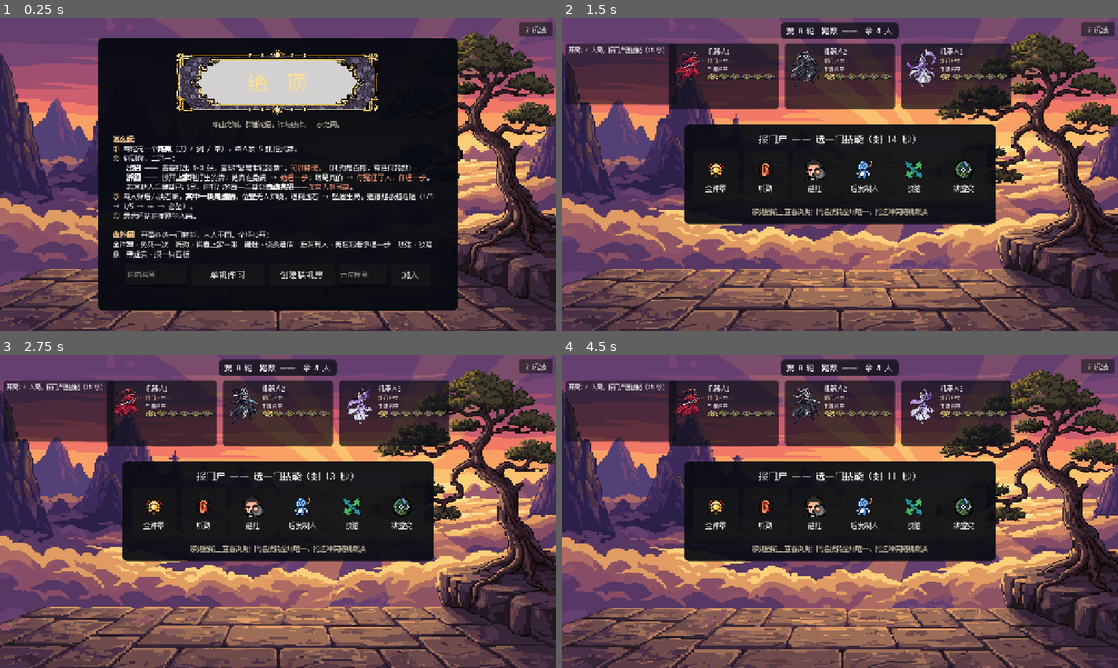
Above: before the commit, frames 1-4 (two rows, left to right).
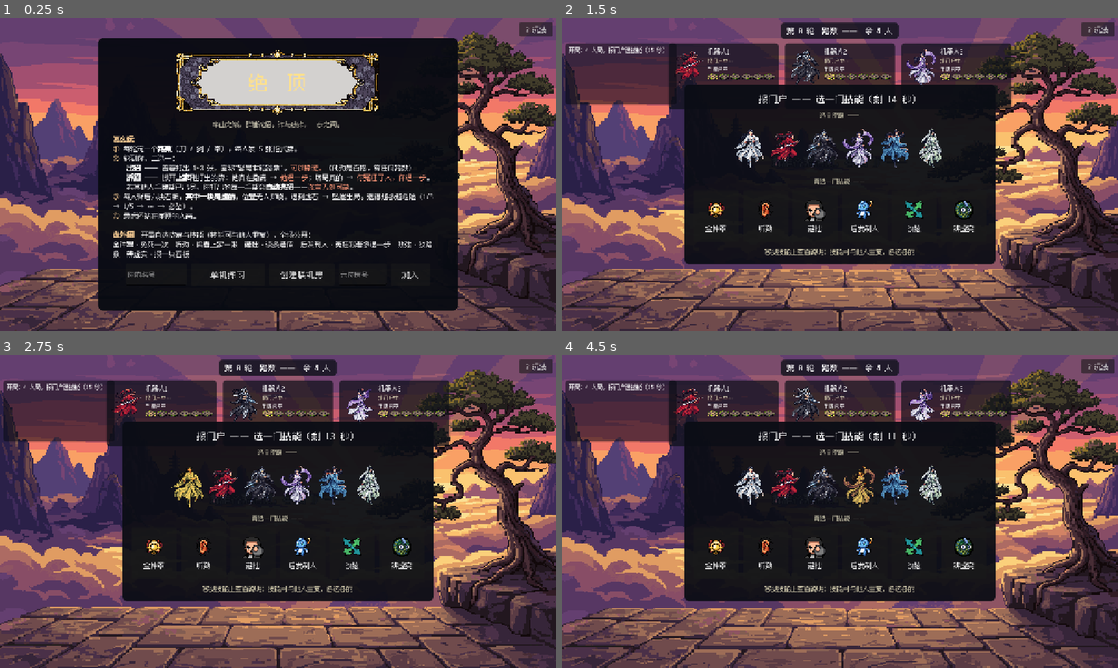
Above: after the commit, the same moments.

Repository: 99yyy/card-game
Game: Godot game, scene res://ui/table.tscn
The game is run twice, just before and just after one commit, with the same random seed, the same clock (stepped at 60 frames per second) and the same inputs.
Inputs (mouse positions are in pixels of both pictures, inside the frame that each line leads up to):
- Up to frame 1 (0.25 s): no input
- Up to frame 2 (1.5 s): click "？玩法" at 0.5 s; click "单机练习" at 1.25 s
- Up to frame 3 (2.75 s): click (189, 486) at 2.02 s
- Up to frame 4 (4.5 s): click (784, 486) at 2.77 s; click (823, 486) at 3.52 s; click (856, 486) at 4.27 s

The runs differ from the first frame. In frame 1, 0.4% of the frame differs, in the area x 27-56%, y 68-71%; in frame 2, 17%; in frame 3, 17%, in the area x 22-78%, y 21-79%; in frame 4, 17%.

Commit message:
v0.9 报门户自由化 + 机器人看戏表情
- 选皮囊：六位侠士自由挑、可重复、全场可见（PICK_CHAR 动作，边界 34）
- 技能自由选可重复：废除全场唯一与冲突裁决（边界 14/26 反转）
- 报门户弹层新增选角行（高亮所选）
- 机器人亮招后 40% 概率发表情（真招冷笑/被拆摇头），本地驱动与服务端双端
- 修表情动画按皮囊取帧（不再按座位）
- 双端内核同步，GDScript 46 测试 + JS 12 测试全绿

Co-Authored-By: Claude Fable 5 <noreply@anthropic.com>

Diff:
--- a/core/action.gd
+++ b/core/action.gd
@@ -2,6 +2,9 @@
 extends RefCounted
 
 # 动作构造。校验与推进在 GameState 里（§7.2 用同一份 _is_legal）。
+
+static func pick_char(pid: int, char_id: int) -> Dictionary:
+	return {"type": "PICK_CHAR", "pid": pid, "char_id": char_id}
 
 static func pick_skill(pid: int, skill: int) -> Dictionary:
 	return {"type": "PICK_SKILL", "pid": pid, "skill": skill}
--- a/core/game_state.gd
+++ b/core/game_state.gd
@@ -94,6 +94,7 @@
 		"probe_result": {},          # {"3": true}
 		"listen_result": {},         # {"7": 0} 按轮号 key
 		"pending_skill_pick": Rules.Skill.NONE,
+		"char_id": id,               # 皮囊（立绘），报门户阶段可自选，纯外观
 	}
 
 # ---------- 动作入口 ----------
@@ -110,6 +111,9 @@
 		_emit({"type": "REJECTED", "reason": _reject_reason(a), "action": a})
 		return _pending_events
 	match t:
+		"PICK_CHAR":
+			var p0: Dictionary = _players[a.pid]
+			p0.char_id = a.char_id
 		"PICK_SKILL":
 			var p: Dictionary = _players[a.pid]
 			p.pending_skill_pick = a.skill
@@ -158,6 +162,9 @@
 		return false
 	var p: Dictionary = _players[pid]
 	match t:
+		"PICK_CHAR":
+			var c: int = a.get("char_id", -1)
+			return phase == Rules.Phase.SKILL_PICK and c >= 0 and c <= 5
 		"PICK_SKILL":
 			return skills_enabled \
 				and phase == Rules.Phase.SKILL_PICK \
@@ -222,6 +229,9 @@
 		return "bad_pid"
 	var p: Dictionary = _players[pid]
 	match t:
+		"PICK_CHAR":
+			if phase != Rules.Phase.SKILL_PICK: return "wrong_phase"
+			return "bad_char"
 		"PICK_SKILL":
 			if not skills_enabled: return "skills_off"
 			if phase != Rules.Phase.SKILL_PICK: return "wrong_phase"
@@ -457,48 +467,14 @@
 
 # ---------- 技能裁决（§11.3 / 坑 4）----------
 func _resolve_skill_pick() -> void:
-	var by_skill := {}
-	var losers := []
+	# v0.9：技能自由选、可重复。选了什么就是什么；超时未选者随机分配。
+	var assignments := {}
+	var randomized := []
 	for p in _players:
 		var s: int = p.pending_skill_pick
 		if s == Rules.Skill.NONE:
-			losers.append(p.id)
-		else:
-			if not by_skill.has(s):
-				by_skill[s] = []
-			by_skill[s].append(p.id)
-
-	var taken := {}
-	var skills_sorted := by_skill.keys()
-	skills_sorted.sort()
-	for s in skills_sorted:
-		var claimants: Array = by_skill[s]
-		claimants.sort()
-		var winner_idx := _rng.randi_range(0, claimants.size() - 1)
-		var w: int = claimants[winner_idx]
-		taken[s] = w
-		for c in claimants:
-			if c != w:
-				losers.append(c)
-
-	var remaining := []
-	for s in Rules.ALL_SKILLS:
-		if not taken.has(s):
-			remaining.append(s)
-
-	losers.sort()
-	_shuffle(losers)
-	var randomized := []
-	for pid in losers:
-		var idx := _rng.randi_range(0, remaining.size() - 1)
-		var s: int = remaining[idx]
-		remaining.remove_at(idx)
-		taken[s] = pid
-		randomized.append(pid)
-
-	var assignments := {}
-	for s in taken:
-		var p: Dictionary = _players[taken[s]]
+			s = Rules.ALL_SKILLS[_rng.randi_range(0, Rules.ALL_SKILLS.size() - 1)]
+			randomized.append(p.id)
 		p.skill = s
 		p.skill_uses_left = Rules.SKILL_USES[s]
 		p.houfa_ready_round = 0
@@ -548,6 +524,7 @@
 			"steps_taken": p.steps_taken,
 			"has_gap": p.has_gap,
 			"golden_bell_used": p.golden_bell_used,
+			"char_id": p.char_id,
 		})
 	return {
 		"you": you,
--- a/tests/test_edges.gd
+++ b/tests/test_edges.gd
@@ -94,6 +94,7 @@
 	_run("边界 32", _edge32)
 	_run("边界 33", _edge33)
 	_run("边界 27r", _edge27_reveal_path)
+	_run("边界 34(选角)", _edge34_char_pick)
 
 # 边界 1：本轮首位出招者能否拆招 → 不能
 static func _edge01() -> void:
@@ -237,17 +238,16 @@
 	var events := gs.apply(Action.use_gaixian(0, DAO))
 	Helpers.assert_true(_has(events, "REJECTED"), "边界13: 应 REJECTED")
 
-# 边界 14：两人都持改弦不会发生（技能不可重复）
+# 边界 14（v0.9 反转）：技能可重复——全员都可持改弦
 static func _edge14() -> void:
 	var gs := Helpers.make(4, 14, true)
 	for i in 4:
 		gs.apply(Action.pick_skill(i, Rules.Skill.GAIXIAN))
-	# 全员抢改弦 → 只有 1 人得到改弦
 	var holders := 0
 	for i in 4:
 		if gs.player(i).skill == Rules.Skill.GAIXIAN:
 			holders += 1
-	Helpers.assert_eq(holders, 1, "边界14: 改弦持有者应恰有 1 人")
+	Helpers.assert_eq(holders, 4, "边界14(v0.9): 技能可重复，4 人都应持改弦")
 
 # 边界 15：辨虚实指定已踏过的石板 → REJECTED
 static func _edge15() -> void:
@@ -338,12 +338,11 @@
 	var events := []
 	for i in 4:
 		events.append_array(gs.apply(Action.pick_skill(i, Rules.Skill.JINZHONGZHAO)))
-	var assigned := {}
+	# v0.9：可重复——全员如愿拿到金钟罩，无人被随机分配
 	for i in 4:
-		assigned[gs.player(i).skill] = true
-	Helpers.assert_eq(assigned.size(), 4, "边界26: 4 人应各得不同技能")
+		Helpers.assert_eq(gs.player(i).skill, Rules.Skill.JINZHONGZHAO, "边界26(v0.9): 各取所愿")
 	var sa := _find(events, "SKILLS_ASSIGNED")
-	Helpers.assert_eq(sa.randomized.size(), 3, "边界26: randomized 应为 3 人")
+	Helpers.assert_eq(sa.randomized.size(), 0, "边界26(v0.9): 无人被随机分配")
 
 # 边界 27：下一轮由谁先出招
 static func _edge27() -> void:
@@ -473,3 +472,19 @@
 	gs.apply(Action.play(0, [0]))
 	gs.apply(Action.challenge(1))               # P1 拆真招，被冤枉，P1 退步
 	Helpers.assert_eq(gs.round_starter, 1, "边界27r: 冤枉人后应由拆招者(退步者)开始下一轮")
+
+
+# 边界 34（v0.9）：报门户阶段自由选皮囊，可重复，全场视图可见；PLAY 阶段不可改
+static func _edge34_char_pick() -> void:
+	var gs := Helpers.make(3, 340, true)
+	gs.apply(Action.pick_char(0, 5))
+	gs.apply(Action.pick_char(1, 5))         # 允许重复
+	Helpers.assert_eq(gs.player(0).char_id, 5, "边界34: P0 选中 5 号")
+	Helpers.assert_eq(gs.player(1).char_id, 5, "边界34: 重复皮囊允许")
+	Helpers.assert_eq(int(gs.view_for(2).players[0].char_id), 5, "边界34: 皮囊全场可见")
+	var ev := gs.apply(Action.pick_char(0, 9))
+	Helpers.assert_true(ev.size() == 1 and ev[0].type == "REJECTED", "边界34: 非法皮囊号拒绝")
+	for i in 3:
+		gs.apply(Action.pick_skill(i, i))    # 结束报门户
+	var ev2 := gs.apply(Action.pick_char(0, 1))
+	Helpers.assert_true(ev2.size() == 1 and ev2[0].type == "REJECTED", "边界34: 开局后不可改皮囊")
--- a/ui/player_panel.gd
+++ b/ui/player_panel.gd
@@ -226,8 +226,8 @@
 
 
 # 播放一次性帧动画：表情（播完回待机）
-func play_emote_anim(pid: int, emote: int) -> void:
-	var f: Array = Art.emote_frames(pid, emote)
+func play_emote_anim(emote: int) -> void:
+	var f: Array = Art.emote_frames(_frames_pid, emote)
 	if f.size() > 1:
 		_once_frames = f
 		_once_i = 0
@@ -237,8 +237,8 @@
 
 
 # 坠崖帧动画：播完停在最后一帧（配合旋转跌落）
-func play_fall_anim(pid: int) -> void:
-	var f: Array = Art.fall_frames(pid)
+func play_fall_anim() -> void:
+	var f: Array = Art.fall_frames(_frames_pid)
 	if f.size() > 1:
 		_once_frames = f
 		_once_i = 0
@@ -278,9 +278,10 @@
 	tw.tween_property(self, "rotation", 0.0, 0.10)
 
 func set_data(d: Dictionary, is_me: bool, is_current: bool) -> void:
-	if _frames_pid != int(d.id):
-		_frames_pid = int(d.id)
-		_frames = Art.char_frames(_frames_pid)
+	var cid: int = int(d.get("char_id", d.id))
+	if _frames_pid != cid:
+		_frames_pid = cid
+		_frames = Art.char_frames(cid)
 		_frame_i = 0
 		_frame_dir = 1
 		if not _frames.is_empty():
--- a/ui/table.gd
+++ b/ui/table.gd
@@ -126,6 +126,7 @@
 
 var _opp_panels: Dictionary = {}   # pid -> panel（不含自己）
 var _lobby_prev_seats := 0         # 入座动画：检测新落座
+var _char_btns: Array = []         # 报门户选皮囊按钮（高亮当前选择）
 
 
 func _ready() -> void:
@@ -322,6 +323,36 @@
 	sp.add_child(sv)
 	_skill_pick_label = _mk_label(sv, 22)
 	_skill_pick_label.horizontal_alignment = HORIZONTAL_ALIGNMENT_CENTER
+	# 选皮囊行：六位侠士自由挑，可与他人重复（v0.9）
+	var chint := _mk_label(sv, 14)
+	chint.text = "选个皮囊 ——"
+	chint.horizontal_alignment = HORIZONTAL_ALIGNMENT_CENTER
+	chint.modulate = Color(0.8, 0.78, 0.68)
+	var crow := HBoxContainer.new()
+	crow.alignment = BoxContainer.ALIGNMENT_CENTER
+	crow.add_theme_constant_override("separation", 8)
+	sv.add_child(crow)
+	for ci in 6:
+		var cb := Button.new()
+		cb.custom_minimum_size = Vector2(76, 108)
+		cb.flat = true
+		cb.focus_mode = Control.FOCUS_NONE
+		cb.pressed.connect(_on_pick_char.bind(ci))
+		var ctr := TextureRect.new()
+		ctr.set_anchors_preset(Control.PRESET_FULL_RECT)
+		ctr.expand_mode = TextureRect.EXPAND_IGNORE_SIZE
+		ctr.stretch_mode = TextureRect.STRETCH_KEEP_ASPECT_CENTERED
+		ctr.mouse_filter = Control.MOUSE_FILTER_IGNORE
+		var ctex := Art.load_tex("res://assets/chars/char_%s_%d.png" % [Art.CHAR_NAMES[ci], Art.CHAR_PICKS[ci]])
+		if ctex != null:
+			ctr.texture = ctex
+		cb.add_child(ctr)
+		crow.add_child(cb)
+		_char_btns.append(cb)
+	var shint := _mk_label(sv, 14)
+	shint.text = "再选一门技能 ——"
+	shint.horizontal_alignment = HORIZONTAL_ALIGNMENT_CENTER
+	shint.modulate = Color(0.8, 0.78, 0.68)
 	var srow := HBoxContainer.new()
 	srow.add_theme_constant_override("separation", 10)
 	sv.add_child(srow)
@@ -356,7 +387,7 @@
 	_skill_desc_label = _mk_label(sv, 15)
 	_skill_desc_label.horizontal_alignment = HORIZONTAL_ALIGNMENT_CENTER
 	_skill_desc_label.modulate = Color(0.85, 0.82, 0.7)
-	_skill_desc_label.text = "移到技能上查看说明；同名技能全场唯一，抢选冲突随机裁决"
+	_skill_desc_label.text = "移到技能上查看说明；技能可与他人重复，各选各的"
 
 	# ---- 改弦弹层 ----
 	_swap_modal = CenterContainer.new()
@@ -497,7 +528,7 @@
 [color=#e8c08c]③[/color] 每人背后六块石板，[b]其中一块是虚的[/b]，位置无人知晓。退到虚石 → 坠崖出局。退得越多越危险（1/6 → 1/5 → … → 必坠）。
 [color=#e8c08c]④[/color] 最后还站在崖顶的人赢。
 
-[b][color=#e8c08c]盘外招[/color][/b]　开局各选一门技能，人人不同、全场公开：
+[b][color=#e8c08c]盘外招[/color][/b]　开局自选皮囊与技能（技能可与他人重复），全场公开：
 金钟罩·免死一次　听劲·偷看上家一张　藏拙·读条造假　后发制人·冤枉我者多退一步　改弦·改路数　辨虚实·探一块石板"""
 	v.add_child(rt)
 
@@ -796,6 +827,18 @@
 
 
 # 演出：全屏闪光 + 玩家面板弹跳
+# 机器人看戏：亮招后当事机器人有概率发表情（真招得意冷笑 / 虚招被拆摇头）
+func _maybe_bot_emote(e: Dictionary) -> void:
+	var pid := int(e.pid)
+	if pid < 0 or pid >= _view.players.size():
+		return
+	if not bool(_view.players[pid].is_bot):
+		return
+	if _ui_rng.randf() < 0.4:
+		var emote := 0 if bool(e.honest) else 3    # 冷笑 / 摇头
+		_apply(Action.emote(pid, emote))
+
+
 func _react(pid: int, kind: String) -> void:
 	var panel: Control = _my_panel if pid == my_id else _opp_panels.get(pid)
 	if panel != null and panel.has_method("react"):
@@ -884,6 +927,8 @@
 			_reveal_cards = e.cards.duplicate()
 			_reveal_honest = e.honest
 			_reveal_pid = e.pid
+			if not online:
+				_maybe_bot_emote(e)
 		"RETREAT":
 			_flash(Color(0.9, 0.1, 0.1), 0.22)
 			_punch(int(e.pid))
@@ -894,7 +939,7 @@
 			var fp: Control = _my_panel if int(e.pid) == my_id else _opp_panels.get(int(e.pid))
 			if fp != null and fp.has_method("shake"):
 				fp.shake()
-				fp.play_fall_anim(int(e.pid))   # 逐帧挣扎 + 程序旋转跌落叠加
+				fp.play_fall_anim()             # 逐帧挣扎 + 程序旋转跌落叠加
 			_react(int(e.pid), "fall")
 		"GOLDEN_BELL":
 			_flash(Color(1.0, 0.82, 0.3), 0.35)
@@ -911,7 +956,7 @@
 			if ep != null:
 				ep.flash_emote(Rules.EMOTES[e.emote])
 				if ep.has_method("play_emote_anim"):
-					ep.play_emote_anim(int(e.pid), int(e.emote))
+					ep.play_emote_anim(int(e.emote))
 		"SKILL_USED":
 			# 私有结果提示（只有自己的视图里才有）
 			if int(e.pid) == my_id:
@@ -965,6 +1010,14 @@
 
 func _on_swap_suit(s: int) -> void:
 	_apply(Action.use_gaixian(my_id, s))
+
+
+func _on_pick_char(ci: int) -> void:
+	if gs != null and gs.phase == Rules.Phase.SKILL_PICK:
+		_apply(Action.pick_char(my_id, ci))
+		for i in _char_btns.size():
+			_char_btns[i].modulate = Color(1, 0.85, 0.4) if i == ci else Color(1, 1, 1)
+			_char_btns[i].scale = Vector2(1.06, 1.06) if i == ci else Vector2.ONE
 
 
 func _on_pick_skill(s: int) -> void:
Not shown, changed: docs/规则草案.md
Not shown, changed: server/src/core/game.js
Not shown, changed: server/src/room.js
Not shown, changed: server/test/core.test.mjs
